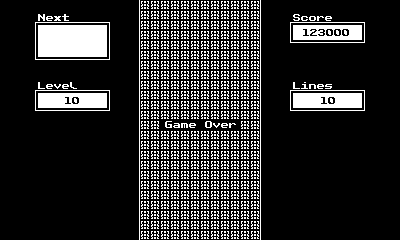
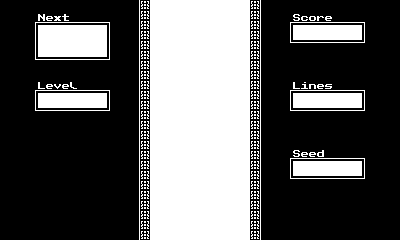
Before/after of a w=400, h=240 layered artwork. What changed in the layer stack:
hid group "Game Over" (6 layers) over [150,0,250,240]
added group "Seed" with 3 layers above "Level" over [290,97,365,179]
added layer "Seed Label #1" in group "Seed" over [293,150,324,157]
added layer "Seed box #1" in group "Seed" over [290,150,365,179]
hid "Level Value" over [65,97,79,104]
hid "Line Value #1" over [321,97,335,104]
hid "Score Value" over [303,29,349,36]
